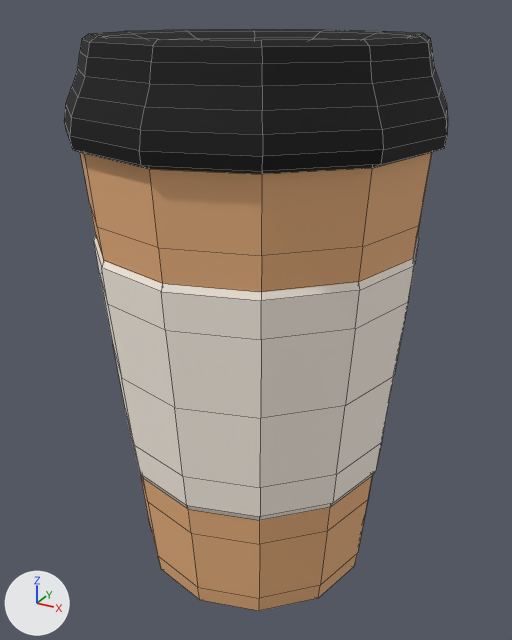
An edit to the FBX model Graphics/ProgTycoon/Coffe_Cup.fbx, drawn before and after from the same camera.
Camera for both pictures: a 50 mm lens placed at (0.0957, -0.1745, 0.0849), pointed at (-0.0003, 0.0, -0.0024). Every picture has the same lights, and +X, +Y and +Z are marked at lower left. Mesh edges are drawn as thin lines. Where no turn or scale is listed for an object, it has been applied to the vertices.

In view in the first picture: 'Coffee_Cup', 'Cup_Ring', 'Cylinder.018'.
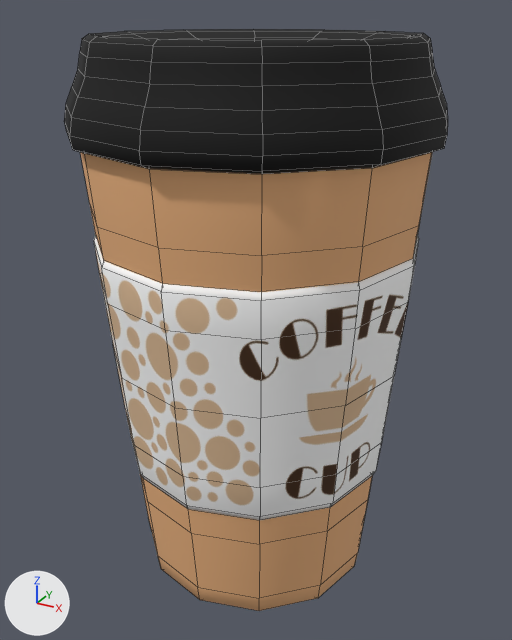
Commit message: redesigned coffee cup

Where the newer file only moved an object's origin or applied its transform, the numbers keep the older frame.

What changed in the scene script:
```text
Add img_cup_ring_png:
    img_cup_ring_png = load_image('Cup_Ring.png', 'Textures/Cup_Ring.png', 1024, 1024, 'sRGB')
Change mat_coffee_cup_ring:
    remove mat_coffee_cup_ring.base_color = (1.0, 0.914, 0.819)  # white #fff5ea
    add mat_coffee_cup_ring.texture = img_cup_ring_png
Change me_mesh:
    where me_mesh.from_pydata(...)  # 158 vertices, 156 faces; spans x -0.049..0.049, y -0.0492..0.0492, z -0.0705..0.0716
    used by ob_coffee_cup; location = (0.0, 0.0, -0.014)
    me_mesh part 2: edges marked sharp go from 264 to 0
Change me_mesh_001:
    where me_mesh_001.from_pydata(...)  # 144 vertices, 144 faces; spans x -0.0472..0.0472, y -0.0474..0.0474, z -0.0489..0.0218
    used by ob_cup_ring; location = (0.0, 0.0, 0.0033)
    me_mesh_001 part 1: texture (UV) coordinates of 144 of 144 faces, centred in x -0.0438..0.0438, y -0.0438..0.0438, z -0.0483..0.0212, changed; they spanned u 0.0..1.0, v 0.01..1.0 and now span u 0.01..1.0, v 0.06..0.94
```

What differs and where, as boxes (x1, y1, x2, y2) in the pictures (512 x 640 px):
'Cup_Ring', surface changed
    both: (94, 236, 415, 520)
part 1 of me_mesh_001, surface changed
    both: (94, 234, 419, 520)
part 2 of me_mesh, shading changed
    both: (80, 152, 432, 611)
